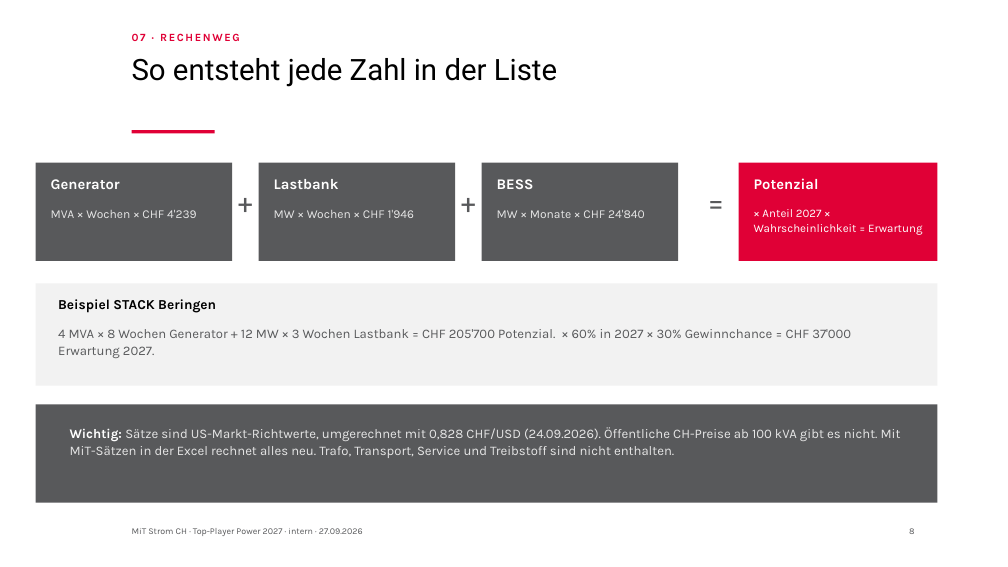
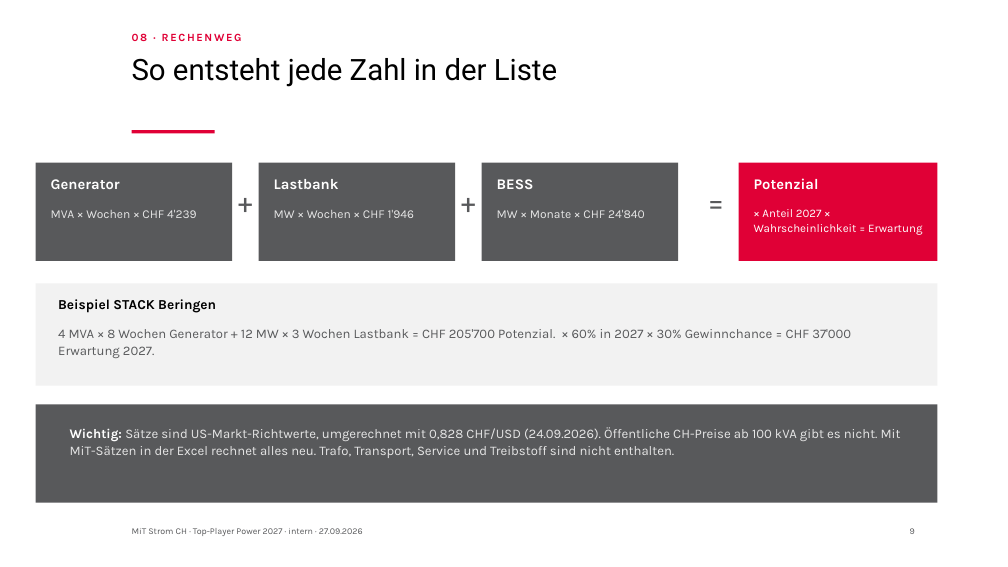
Before and after one commit to Ghostburaq/Burak, a slide deck: slide 9 of kundenliste/Top_Player_Power_Praesentation.pptx (slide 8 before the commit). Drawn at 1008x567 pixels with LibreOffice and Linux fonts; fonts in the diff are those of the drawing; background and template pictures are left out. Boxes give left, top, right and bottom in pixels: in the first picture for what was removed or moved away, otherwise in the second. Text is boxed around its words. In the diff, an @@ line names an element or a change of style, - is before the commit and + after.

```diff
--- a/kundenliste/Top_Player_Power_Praesentation.pptx
+++ b/kundenliste/Top_Player_Power_Praesentation.pptx
@@ text at (132,33,242,41): text changed @@
-07 · RECHENWEG
+08 · RECHENWEG
```
Also in this commit, not shown: 11 other slides changed, 2 slides added, 8 other files.
